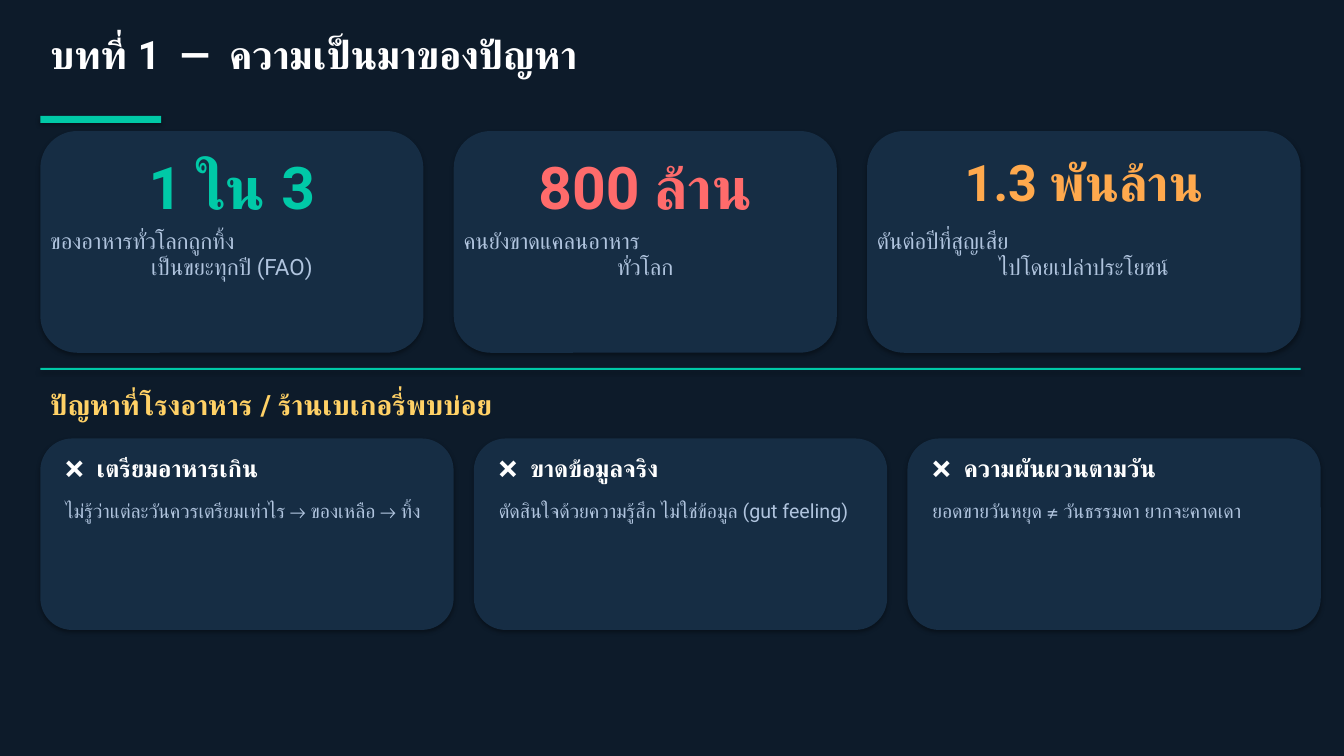
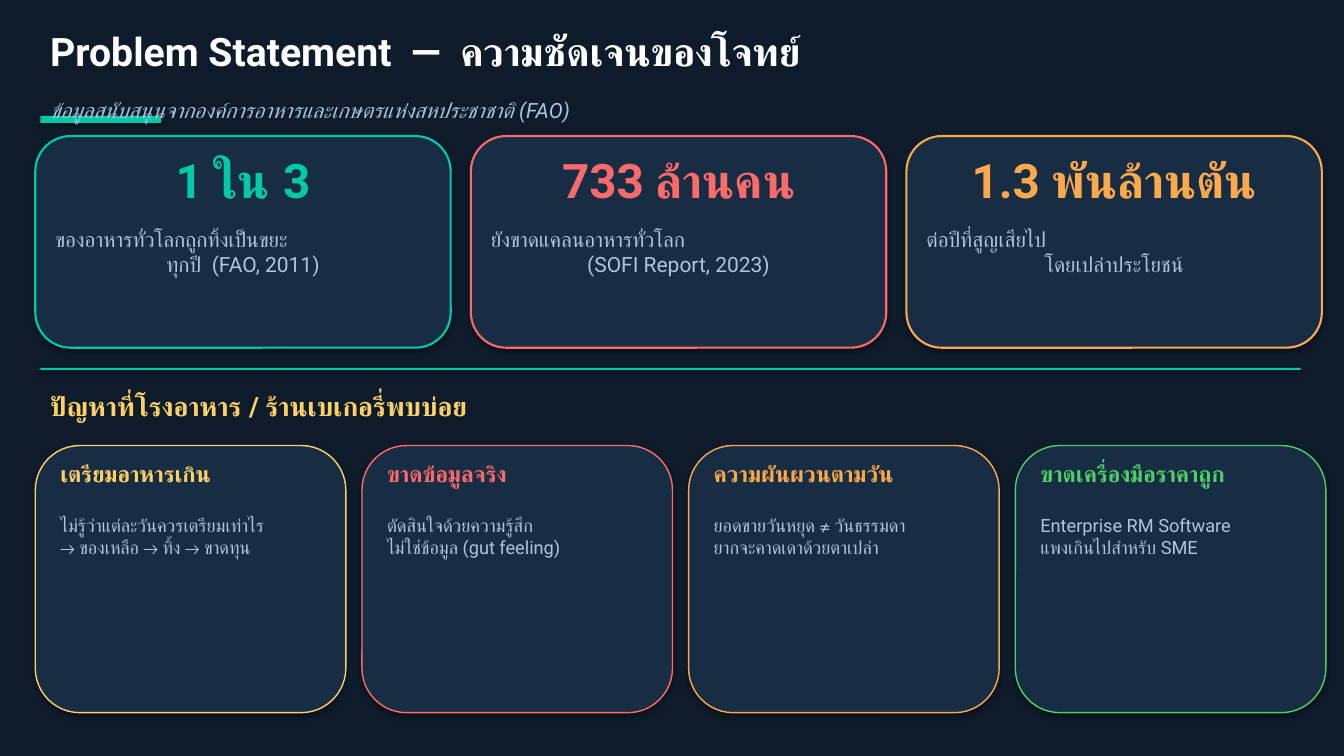
Before and after one commit to SaintPalus/Mlops-Project, a slide deck: slide 3 of Food_Waste_Prediction_Slides.pptx (slide 2 before the commit). Drawn at 1344x756 pixels with LibreOffice and Linux fonts; fonts in the diff are those of the drawing. Boxes give left, top, right and bottom in pixels: in the first picture for what was removed or moved away, otherwise in the second. Text is boxed around its words. In the diff, an @@ line names an element or a change of style, - is before the commit and + after.

```diff
--- a/Food_Waste_Prediction_Slides.pptx
+++ b/Food_Waste_Prediction_Slides.pptx
@@ text removed at <box>50,38,577,80</box> @@
-บทที่ 1 — ความเป็นมาของปัญหา
@@ text added at <box>50,35,801,67</box>, 28 pt, text #FFFFFF, bold @@
+Problem Statement — ความชัดเจนของโจทย์
@@ text added at <box>50,101,570,125</box>, 15 pt, text #B0C4DE, italic @@
+ข้อมูลสนับสนุนจากองค์การอาหารและเกษตรแห่งสหประชาชาติ (FAO)
@@ rounded rectangle: place and size @@
-rounded rectangle at <box>40,131,423,353</box>
+rounded rectangle at <box>35,136,451,348</box>
@@ rounded rectangle at <box>35,136,451,348</box>: outline none to #00C9A7 1.5 pt @@
@@ text "1 ใน 3" at <box>176,161,310,199</box>: size 42 to 34 pt @@
@@ rounded rectangle: place and size @@
-rounded rectangle at <box>454,131,837,353</box>
+rounded rectangle at <box>471,136,886,348</box>
@@ rounded rectangle at <box>471,136,886,348</box>: outline none to #FF6B6B 1.5 pt @@
@@ rounded rectangle: place and size @@
-rounded rectangle at <box>867,131,1301,353</box>
+rounded rectangle at <box>906,136,1322,348</box>
@@ rounded rectangle at <box>906,136,1322,348</box>: outline none to #FFA94D 1.5 pt @@
@@ text at <box>562,162,795,199</box>: text changed; size 42 to 34 pt @@
-800 ล้าน
+733 ล้านคน
@@ text at <box>972,161,1257,199</box>: text changed; size 36 to 34 pt @@
-1.3 พันล้าน
+1.3 พันล้านตัน
@@ text at <box>55,231,319,278</box>: text changed; size 16 to 15 pt @@
-ของอาหารทั่วโลกถูกทิ้ง
-เป็นขยะทุกปี (FAO)
+ของอาหารทั่วโลกถูกทิ้งเป็นขยะ
+ทุกปี (FAO, 2011)
@@ text removed at <box>464,232,673,275</box> @@
-คนยังขาดแคลนอาหาร
-ทั่วโลก
@@ text added at <box>491,231,769,277</box>, 15 pt, text #B0C4DE @@
+ยังขาดแคลนอาหารทั่วโลก
+(SOFI Report, 2023)
@@ text at <box>926,231,1183,272</box>: text changed; size 16 to 15 pt @@
-ตันต่อปีที่สูญเสีย
-ไปโดยเปล่าประโยชน์
+ต่อปีที่สูญเสียไป
+โดยเปล่าประโยชน์
@@ text "ปัญหาที่โรงอาหาร / ร้านเบเกอรี่พบบ่อย" at <box>50,396,468,423</box>: size 20 to 19 pt @@
@@ rounded rectangle: place and size @@
-rounded rectangle at <box>40,439,454,630</box>
+rounded rectangle at <box>35,446,346,713</box>
@@ rounded rectangle at <box>35,446,346,713</box>: outline none to #FFD166 1 pt @@
@@ rounded rectangle added at <box>362,446,673,713</box>, fill #162D44, outline #FF6B6B 1 pt @@
@@ rounded rectangle removed at <box>474,439,887,630</box> @@
@@ rounded rectangle added at <box>689,446,999,713</box>, fill #162D44, outline #FFA94D 1 pt @@
@@ rounded rectangle: place and size @@
-rounded rectangle at <box>907,439,1321,630</box>
+rounded rectangle at <box>1015,446,1326,713</box>
@@ rounded rectangle at <box>1015,446,1326,713</box>: outline none to #51CF66 1 pt @@
@@ text at <box>60,465,210,483</box>: text changed; size 17 to 16 pt; text colour #FFFFFF to #FFD166 @@
-❌ เตรียมอาหารเกิน
+เตรียมอาหารเกิน
@@ text at <box>387,465,507,489</box>: text changed; size 17 to 16 pt; text colour #FFFFFF to #FF6B6B @@
-❌ ขาดข้อมูลจริง
+ขาดข้อมูลจริง
@@ text at <box>714,465,893,483</box>: text changed; size 17 to 16 pt; text colour #FFFFFF to #FFA94D @@
-❌ ความผันผวนตามวัน
+ความผันผวนตามวัน
@@ text added at <box>1040,465,1224,489</box>, 16 pt, text #51CF66, bold @@
+ขาดเครื่องมือราคาถูก
@@ text "ตัดสินใจด้วยความรู้สึก ไม่ใช่ข้อมูล (gut feeling)": place and size @@
-text "ตัดสินใจด้วยความรู้สึก ไม่ใช่ข้อมูล (gut feeling)" at <box>499,502,848,524</box>
+text "ตัดสินใจด้วยความรู้สึก ไม่ใช่ข้อมูล (gut feeling)" at <box>387,518,560,560</box>
@@ text "ตัดสินใจด้วยความรู้สึก ไม่ใช่ข้อมูล (gut feeling)" at <box>387,518,560,560</box>: size 14 to 13 pt @@
@@ text at <box>60,518,264,560</box>: text changed; size 14 to 13 pt @@
-ไม่รู้ว่าแต่ละวันควรเตรียมเท่าไร → ของเหลือ → ทิ้ง
+ไม่รู้ว่าแต่ละวันควรเตรียมเท่าไร
+→ ของเหลือ → ทิ้ง → ขาดทุน
@@ text at <box>714,518,906,554</box>: text changed; size 14 to 13 pt @@
-ยอดขายวันหยุด ≠ วันธรรมดา ยากจะคาดเดา
+ยอดขายวันหยุด ≠ วันธรรมดา
+ยากจะคาดเดาด้วยตาเปล่า
@@ text added at <box>1040,518,1231,554</box>, 13 pt, text #B0C4DE @@
+Enterprise RM Software
+แพงเกินไปสำหรับ SME
```
Also in this commit, not shown: 6 other slides changed, 8 slides added, 5 slides removed, 8 other files.
